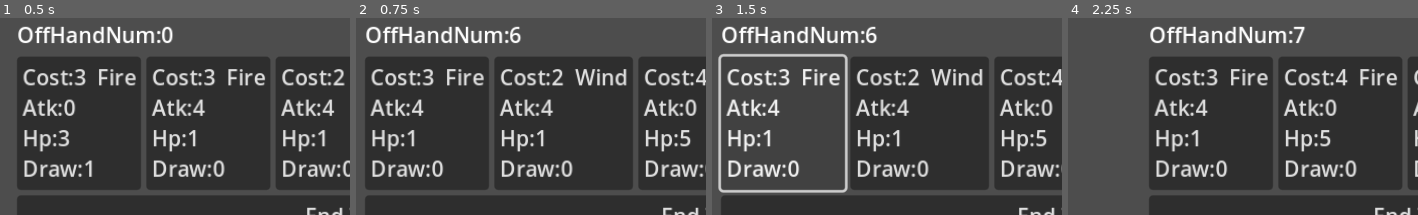
Above: before the commit, frames 1-4 (left to right).
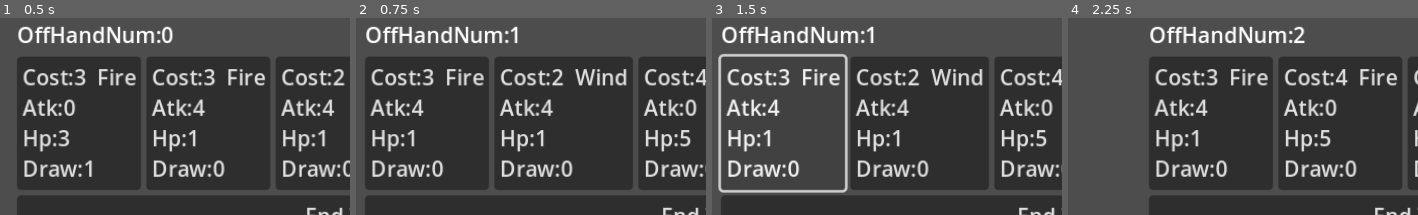
Above: after the commit, the same moments.

Repository: tiomke/Deck-Rebuilder-Refine
Game: Godot game, scene res://deck_builder.tscn
Same seed, same stepped clock (60 frames per second), same inputs: the game is played once before the commit and once after it.
Inputs:
- Up to frame 1 (0.5 s): no input
- Up to frame 2 (0.75 s): click "Cost:3 Fire Atk:0 Hp:3 Draw:1" at 0.5 s
- Up to frame 3 (1.5 s): click "Cost:3 Fire Atk:4 Hp:1 Draw:0" at 1.25 s
- Up to frame 4 (2.25 s): click "Cost:2 Wind Atk:4 Hp:1 Draw:0" at 2 s
The pictures show only the part of the screen within x 0-50%, y 43-93%; the shares and areas given below are measured in that part.

Frame 1 is identical in both runs. In frame 2, 0.2% of the frame differs, in the area x 44-48%, y 4-13%; in frame 3, 0.2%; in frame 4, 0.1%.

Commit message:
Update deck_builder_model.gd

Diff:
--- a/deck_builder_model.gd
+++ b/deck_builder_model.gd
@@ -75,9 +75,9 @@
 	auto_fight()
 	pass
 func draw_hand_cards(num,bClear=true):
-	for card in HandList:
-		OffHandList.append(card)
 	if bClear:
+		for card in HandList:
+			OffHandList.append(card)
 		HandList.clear()
 		CrntInfo["Point"]=BASE_POINT_NUM
 	if DeckCardList.size() < num:
